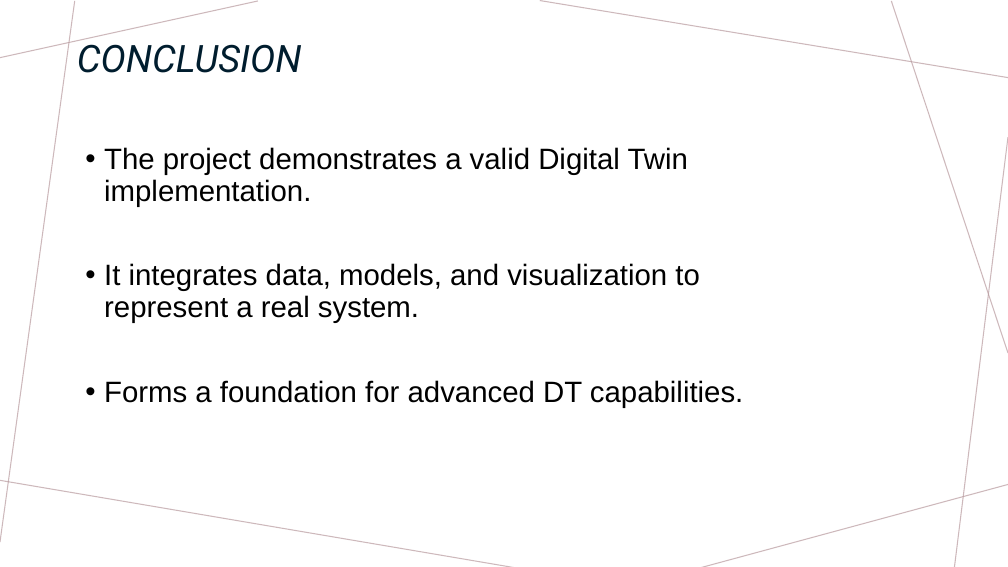
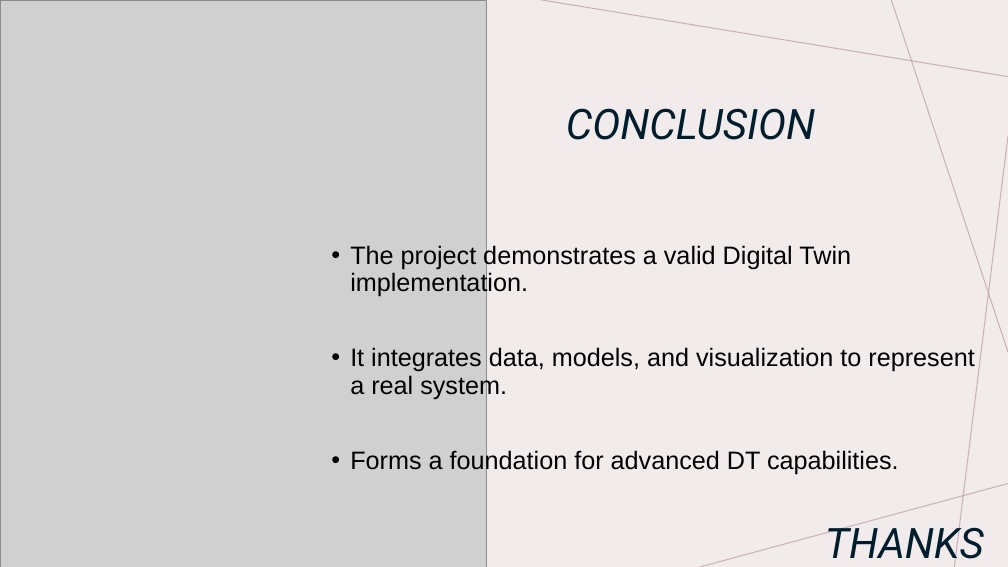
Before and after one commit to HaroldVaHe/DigitalTwin, a slide deck: slide 14 of Presentation/Digital_Twin_Server_Project.pptx (slide 15 before the commit). Drawn at 1008x567 pixels with LibreOffice and Linux fonts; fonts in the diff are those of the drawing; grey boxes stand for pictures. Boxes give left, top, right and bottom in pixels: in the first picture for what was removed or moved away, otherwise in the second. Text is boxed around its words. In the diff, an @@ line names an element or a change of style, - is before the commit and + after.

Commit message:
Update Digital Twin Server Project presentation
Revised the Digital_Twin_Server_Project.pptx file with new or updated content. See the presentation for specific changes.

```diff
--- a/Presentation/Digital_Twin_Server_Project.pptx
+++ b/Presentation/Digital_Twin_Server_Project.pptx
@@ background #FFFFFF to #F1EBEC @@
@@ line removed from (258, 1) to (0, 57) @@
@@ line removed from (75, 1) to (0, 542) @@
@@ picture added at <box>0,0,486,567</box> @@
@@ text "CONCLUSION": place and size @@
-text "CONCLUSION" at <box>77,38,302,73</box>
+text "CONCLUSION" at <box>566,108,815,140</box>
@@ text "CONCLUSION" at <box>566,108,815,140</box>: size 36 to 40 pt @@
@@ text "The project demonstrates a valid ...": place and size @@
-text "The project demonstrates a valid ..." at <box>104,147,743,408</box>
+text "The project demonstrates a valid ..." at <box>350,243,974,475</box>
@@ text "The project demonstrates a valid ..." at <box>350,243,974,475</box>: size 28 to 24 pt @@
@@ line removed from (516, 567) to (0, 480) @@
@@ title added at <box>825,520,984,567</box>, 40 pt, text #001D2E, italic @@
+THANKS
```
Also in this commit, not shown: 6 other slides changed, 2 slides removed.
